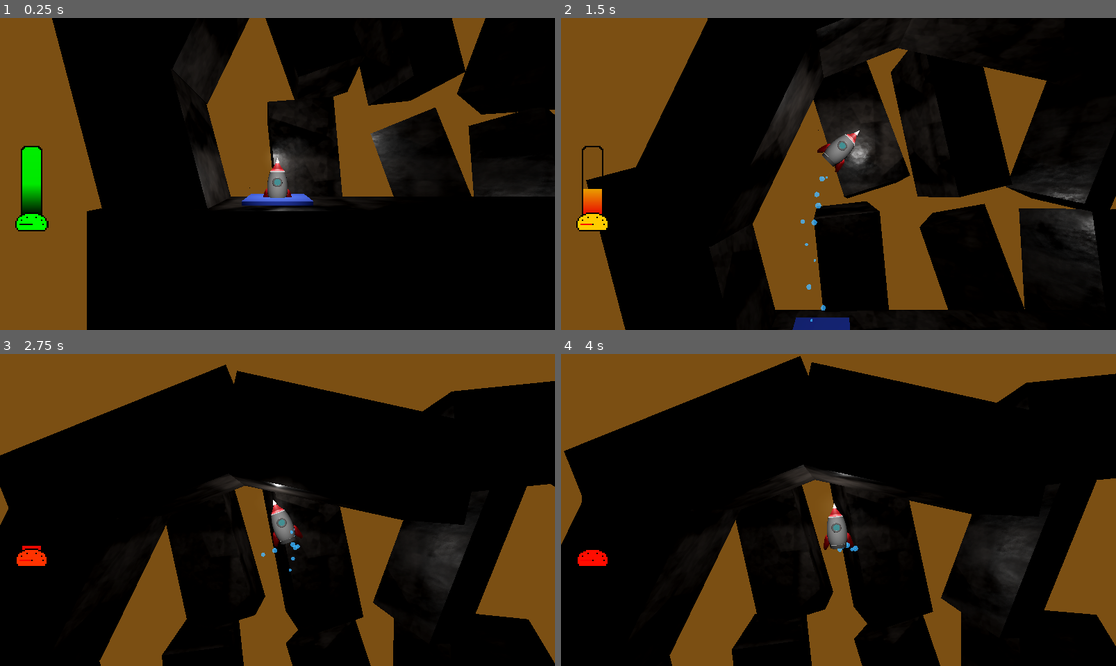
Above: before the commit, frames 1-4 (two rows, left to right).
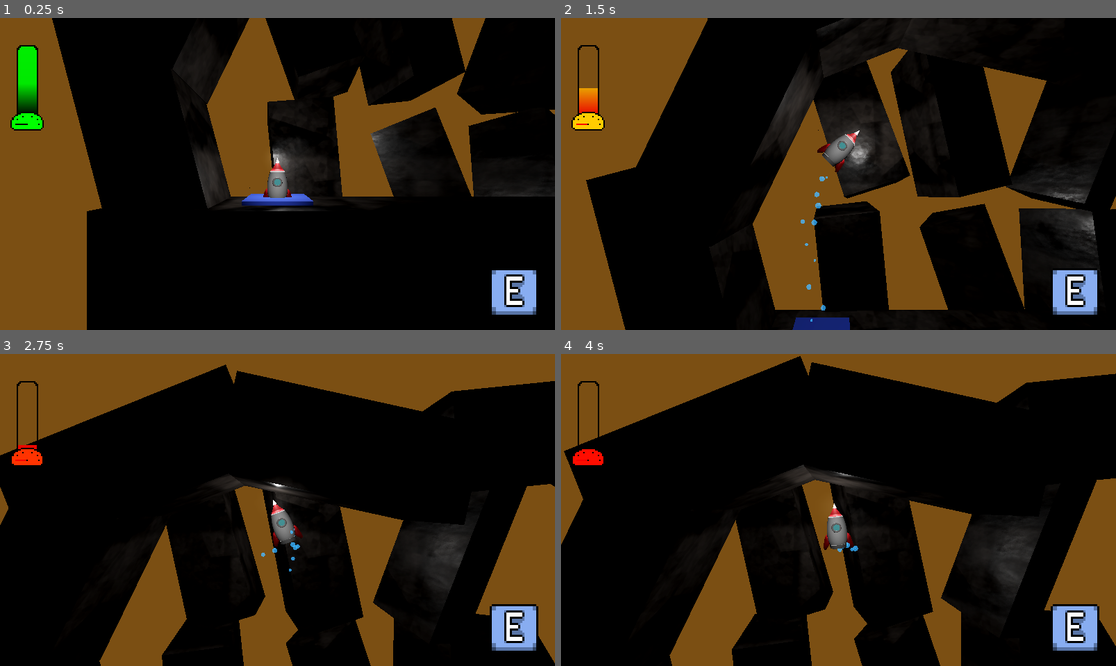
Above: after the commit, the same moments.

Repository: OutwardLightStudio/nexus
Game: Godot game, scene res://levels/level.tscn
The game is run twice, just before and just after one commit, with the same random seed, the same clock (stepped at 60 frames per second) and the same inputs. Sound files missing from this copy of the repository are replaced by a short silence.
Inputs:
- Up to frame 1 (0.25 s): no input
- Up to frame 2 (1.5 s): hold D (rotate_right) 0.53-1.28 s; tap E (boost) at 0.6, 1.35 s; hold A (rotate_left) from 1.28 s (still down)
- Up to frame 3 (2.75 s): release A (rotate_left) at 2.03 s; hold D (rotate_right) from 2.03 s (still down); tap E (boost) at 2.1 s
- Up to frame 4 (4 s): release D (rotate_right) at 2.78 s; hold Space (thrust) 2.78-3.53 s; tap E (boost) at 2.85, 3.6 s; hold A (rotate_left) from 3.53 s (still down)

The runs differ from the first frame. In frame 1, 3.3% of the frame differs, in the area x 1-97%, y 8-96%; in frame 2, 2.3%; in frame 3, 1.8%; in frame 4, 1.7%.

Commit message:
Added e button and code for the rocket (Currently not working; bug)
The bug is most likely the function: on_boost_requested not activating, so it could be something as simple as linking the functions or something more complicated

Diff:
--- /dev/null
+++ b/e_button.tscn
@@ -0,0 +1,8 @@
+[gd_scene load_steps=2 format=3 uid="uid://b2rt1lvgtdcsq"]
+
+[ext_resource type="Texture2D" uid="uid://bgnwdu55fbsnw" path="res://assets/sprites/E Button.png" id="1_mag8y"]
+
+[node name="E_button" type="Sprite2D"]
+position = Vector2(1779, 951)
+scale = Vector2(7, 7)
+texture = ExtResource("1_mag8y")
--- a/levels/level_11.tscn
+++ b/levels/level_11.tscn
@@ -12,7 +12,7 @@
 [sub_resource type="StandardMaterial3D" id="StandardMaterial3D_ljric"]
 albedo_color = Color(0.348827, 0.433489, 0.944039, 1)
 
-[node name="Level" type="Node3D"]
+[node name="Level2" type="Node3D"]
 
 [node name="LaunchPad" type="CSGBox3D" parent="."]
 transform = Transform3D(1, 0, 0, 0, 1, 0, 0, 0, 1, -27.2172, 0.1, 0.005)
--- a/levels/level_3.5.tscn
+++ b/levels/level_3.5.tscn
@@ -14,7 +14,7 @@
 [sub_resource type="StandardMaterial3D" id="StandardMaterial3D_340e8"]
 albedo_color = Color(0.28975, 0.408702, 1, 1)
 
-[node name="Level" type="Node3D"]
+[node name="Level2" type="Node3D"]
 
 [node name="Obstacle" type="CSGBox3D" parent="."]
 transform = Transform3D(5.78315e-16, -2.74487e-08, 3.0067, -0.302674, -2.74487e-08, 0, 1.32303e-08, -0.627953, -1.31427e-07, 2.03642, 8.43843, 0.0264051)
--- a/scenes/player/player.tscn
+++ b/scenes/player/player.tscn
@@ -9,6 +9,7 @@
 [ext_resource type="Script" path="res://scenes/player/fuel_controller.gd" id="4_qtt7p"]
 [ext_resource type="AudioStream" uid="uid://evbgf785fj5w" path="res://assets/sound/success.mp3" id="4_vxola"]
 [ext_resource type="Script" path="res://scenes/player/stability_controller.gd" id="6_jxs5u"]
+[ext_resource type="PackedScene" uid="uid://b2rt1lvgtdcsq" path="res://e_button.tscn" id="7_0w6d2"]
 [ext_resource type="Script" path="res://scenes/player/landing_controller.gd" id="7_p66tl"]
 [ext_resource type="Material" uid="uid://yq2ywrvw8k7y" path="res://materials/ship_blue.tres" id="8_5sakl"]
 [ext_resource type="PackedScene" uid="uid://bds3pc6arkgvv" path="res://scenes/fuel_slider.tscn" id="8_o0vq7"]
@@ -107,12 +108,20 @@
 script = ExtResource("4_qtt7p")
 
 [node name="FuelSlider" parent="Fuel" instance=ExtResource("8_o0vq7")]
+offset_left = 62.0
+offset_top = 99.0
+offset_right = 127.0
+offset_bottom = 404.0
+size_flags_horizontal = 0
+script = null
 
 [node name="Stability" type="Node3D" parent="."]
 script = ExtResource("6_jxs5u")
 
 [node name="Landing" type="Node3D" parent="."]
 script = ExtResource("7_p66tl")
+
+[node name="E_button" parent="." instance=ExtResource("7_0w6d2")]
 
 [node name="CollisionShape3D" type="CollisionShape3D" parent="."]
 transform = Transform3D(1, 0, 0, 0, 1, 0, 0, 0, 1, 0, -0.603185, 0)
--- a/scenes/player/rocket_controller.gd
+++ b/scenes/player/rocket_controller.gd
@@ -32,7 +32,9 @@
 @export var boost_fuel_cost: float = 30.0
 @export var boost_thrust: float = 75.0
 @export var boost_duration: float = 0.2
+@export var boost_cooldown_duration: float = 1.0
 
+var boost_enabled: bool = false
 var thrust_active: bool = false
 var is_thrusting: bool = false:
 	set(value):
@@ -42,6 +44,7 @@
 var current_fuel: float = max_fuel
 var boosting: bool = false
 var boost_timer: float = 0.0
+var boost_cooldown_timer: float = 0.0
 
 var current_state: State = State.FLYING
 var current_stable_time: float = 0.0
@@ -60,7 +63,7 @@
 @onready var stability = $Stability
 @onready var landing = $Landing
 @onready var effects = $Effects
-
+@onready var e_button = $E_button
 
 func _ready():
 	await get_tree().process_frame  # Ensure children are ready
@@ -68,17 +71,26 @@
 	fuel_controller.setup_fuel(max_fuel, current_fuel)
 	effects.get_node("BubblesAudio").playing = false
 	stability.tilt_changed.connect(_on_tilt_changed)
+	e_button.visible = true
+
 
 func _process(delta: float):
 	fuel_controller.process(delta)  # Fuel usage checks here
 
 func _physics_process(delta: float):
+	if boost_cooldown_timer > 0:
+		boost_cooldown_timer -= delta
+		if boost_cooldown_timer <= 0:
+			boost_enabled = true
+			e_button.visible = true
 	if current_state in [State.TRANSITIONING, State.CRASHED]:
 		return
 
 	movement.process(delta)
 	stability.process(delta)
 	landing.process(delta)
+
+
 
 func connect_signals():
 	# Custom rocket signals
@@ -135,10 +147,19 @@
 	tween.tween_callback(func(): crash_ended.emit())
 
 func activate_boost():
-	current_fuel -= boost_fuel_cost
-	current_fuel = clamp(current_fuel, 0.0, max_fuel)
-	boosting = true
-	boost_timer = boost_duration
+	print("Boost cooldown timer:", boost_cooldown_timer)
+	if boost_enabled:
+		current_fuel -= boost_fuel_cost
+		current_fuel = clamp(current_fuel, 0.0, max_fuel)
+		boosting = true
+		boost_timer = boost_duration
+		boost_cooldown_timer = boost_cooldown_duration
+		print("Boost cooldown timer:", boost_cooldown_timer)
+		print("Boost enabled:", boost_enabled)
+		boost_enabled = false
+		e_button.visible = false
+		print("Boost cooldown timer:", boost_cooldown_timer)
+		print("Boost enabled:", boost_enabled)
 
 func _on_successful_landing():
 	var landing_pad = landing.get_landing_pad()
Binary file added: assets/sprites/E Button.png
Not shown, added: assets/sprites/E Button.png.import
Not shown: 1 places in materials/trigger_button_material.tres that only renumber resources
Not shown: 1 places in scenes/player/player.tscn that only renumber resources
Not shown: 1 places in scenes/trigger_pad.tscn that only renumber resources
